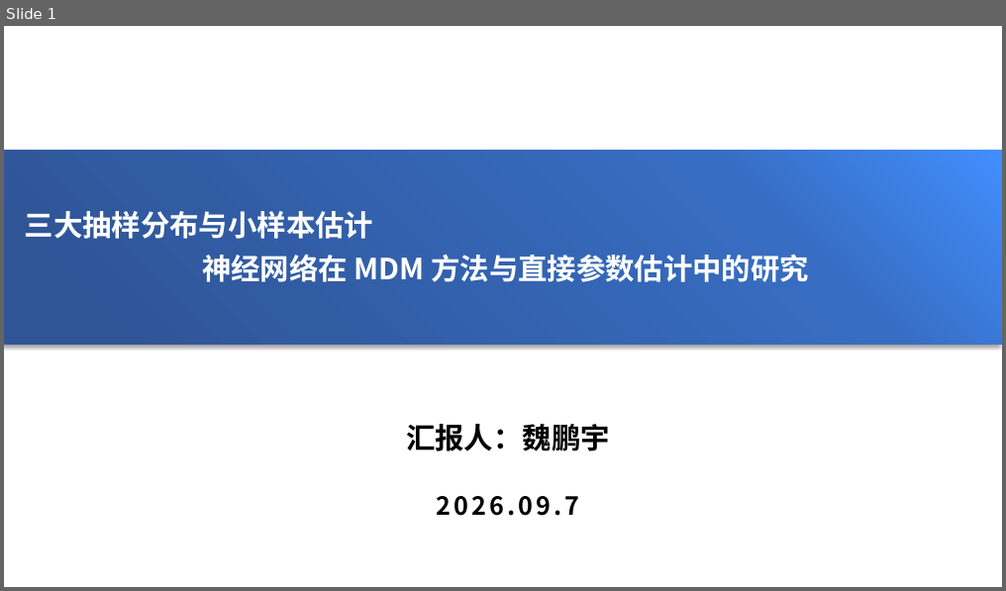
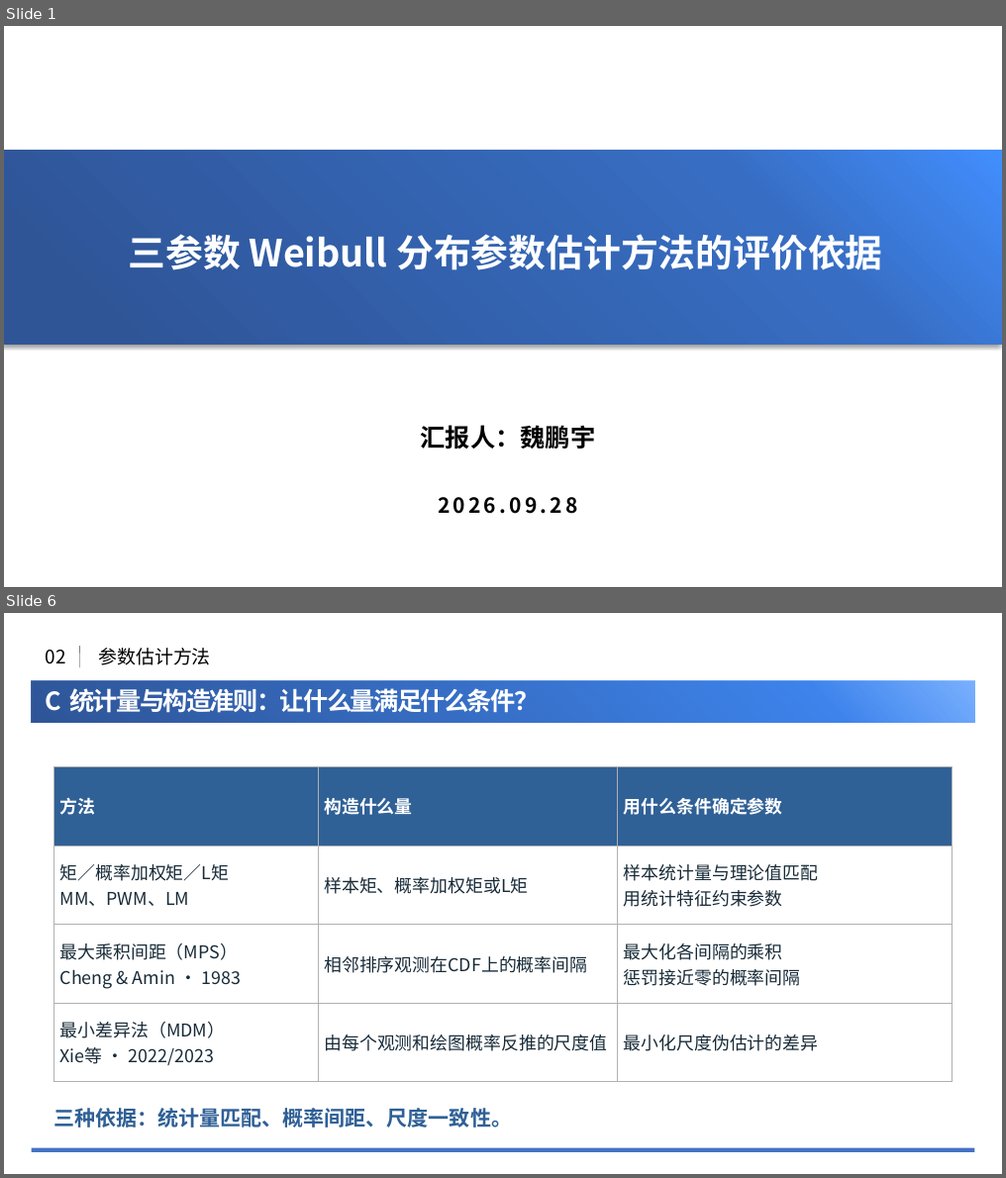
Before and after one commit to NEUwpy/weibull.work, a slide deck: Research/09-Weibull参数估计方法谱系与比较基线/260928组会.pptx. Shown one above the other, each under a label of ours: slide 1 before the commit, slides 1 and 6 after it; the slides between them are not shown. The pictures are 1006x591 and 1006x1178 pixels, drawn with LibreOffice and Linux fonts; fonts in the diff are those of the drawing; background and template pictures are left out. Boxes give left, top, right and bottom in pixels: in the first picture for what was removed or moved away, otherwise in the second. Text is boxed around its words. In the diff, an @@ line names an element or a change of style, - is before the commit and + after.

```diff
--- a/Research/09-Weibull参数估计方法谱系与比较基线/260928组会.pptx
+++ b/Research/09-Weibull参数估计方法谱系与比较基线/260928组会.pptx
@@ slide 6 added at (4,613,1002,1174), background #FFFFFF @@
@@ text added at (46,650,66,664), 18 pt, text #000000 @@
+02
@@ line added from (79, 667) to (79, 646), #808080 0.5 pt @@
@@ text added at (98,648,210,665), 18 pt, text #000000 @@
+参数估计方法
@@ rectangle added at (32,681,975,722), fill gradient #418EFE to #3E84EC to #2F5597 @@
@@ text added at (45,688,539,718), 24 pt, text #FFFFFF, bold @@
+C 统计量与构造准则：让什么量满足什么条件？
@@ line added from (32, 728) to (975, 728), #3E6DC2 2 pt @@
@@ table added at (54,767,952,1082), 4 rows, 3 columns @@
+方法 | 构造什么量 | 用什么条件确定参数
+矩／概率加权矩／L矩 / MM、PWM、LM | 样本矩、概率加权矩或L矩 | 样本统计量与理论值匹配 / 用统计特征约束参数
+最大乘积间距（MPS） / Cheng & Amin · 1983 | 相邻排序观测在CDF上的概率间隔 | 最大化各间隔的乘积 / 惩罚接近零的概率间隔
+最小差异法（MDM） / Xie等 · 2022/2023 | 由每个观测和绘图概率反推的尺度值 | 最小化尺度伪估计的差异
@@ text added at (54,1108,512,1128), 20 pt, text #2F6096, bold @@
+三种依据：统计量匹配、概率间距、尺度一致性。
@@ line added from (32, 1151) to (975, 1151), #4472C4 4 pt @@
@@ slide 1 changed as well @@
@@ text at (129,234,882,271): text changed; size 28 to 36 pt @@
-三大抽样分布与小样本估计
-神经网络在 MDM 方法与直接参数估计中的研究
+三参数 Weibull 分布参数估计方法的评价依据
@@ text "汇报人：魏鹏宇" at (421,425,595,450): size 28 to 24 pt @@
@@ text at (438,497,577,514): text changed; size 24 to 20 pt @@
-2026.09.7
+2026.09.28
```
Also in this commit, not shown: 1 other slide changed, 19 other slides added, 30 slides removed, 42 other files.
